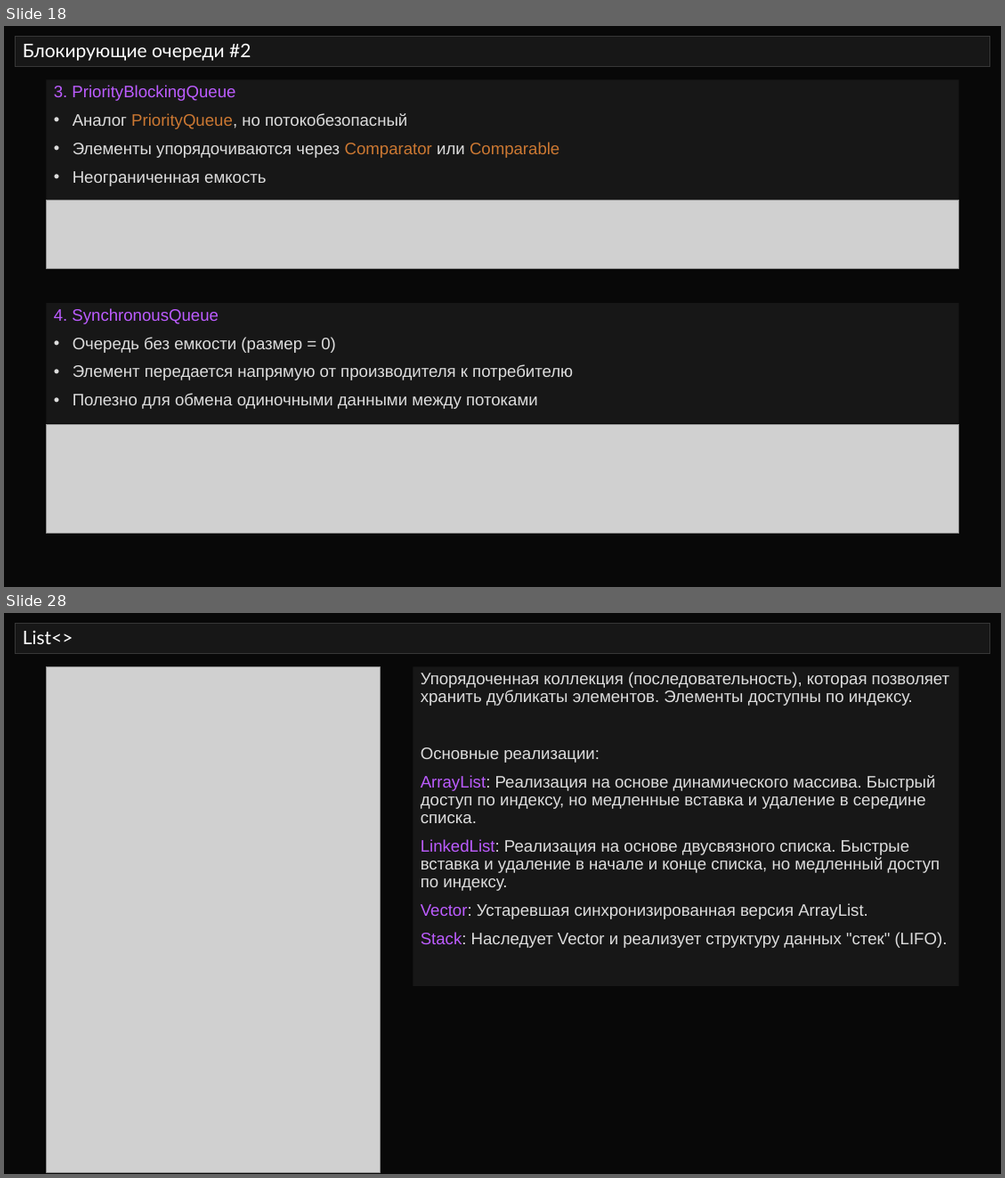
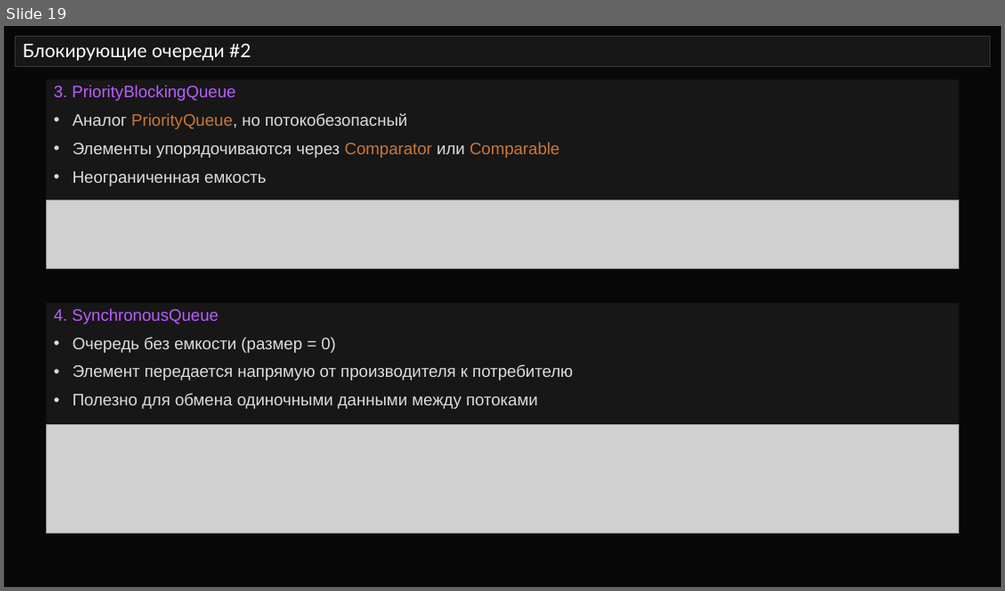
Before and after one commit to semusv/SIB_Concurrent, a slide deck: Concurrent_v1.pptx. Shown one above the other, each under a label of ours: slides 18 and 28 before the commit, slide 19 after it; the slides between them are not shown. The pictures are 1005x1178 and 1005x591 pixels, drawn with LibreOffice and Linux fonts; fonts in the diff are those of the drawing; grey boxes stand for pictures. Boxes give left, top, right and bottom in pixels: in the first picture for what was removed or moved away, otherwise in the second. Text is boxed around its words. In the diff, an @@ line names an element or a change of style, - is before the commit and + after.

Commit message:
очереди + начал синхронизаторы

```diff
--- a/Concurrent_v1.pptx
+++ b/Concurrent_v1.pptx
@@ slide 28 removed at box(4, 613, 1001, 1174), background #080808 @@
@@ title removed at box(16, 624, 990, 653) @@
-List<>
@@ picture removed at box(46, 666, 380, 1172) @@
@@ rectangle removed at box(413, 666, 959, 986) @@
-Упорядоченная коллекция (последовательность), которая позволяет хранить дубликаты элементов. Элементы доступны по индексу.
-Основные реализации:
-ArrayList: Реализация на основе динамического массива. Быстрый доступ по индексу, но медленные вставка и удаление в середине списка.
-LinkedList: Реализация на основе двусвязного списка. Быстрые вставка и удаление в начале и конце списка, но медленный доступ по индексу.
-Vector: Устаревшая синхронизированная версия ArrayList.
-Stack: Наследует Vector и реализует структуру данных "стек" (LIFO).
@@ what was slide 18 is now slide 19 @@
```
Also in this commit, not shown: 2 slides changed, 7 slides added, 32 other slides removed, 6 other files.
